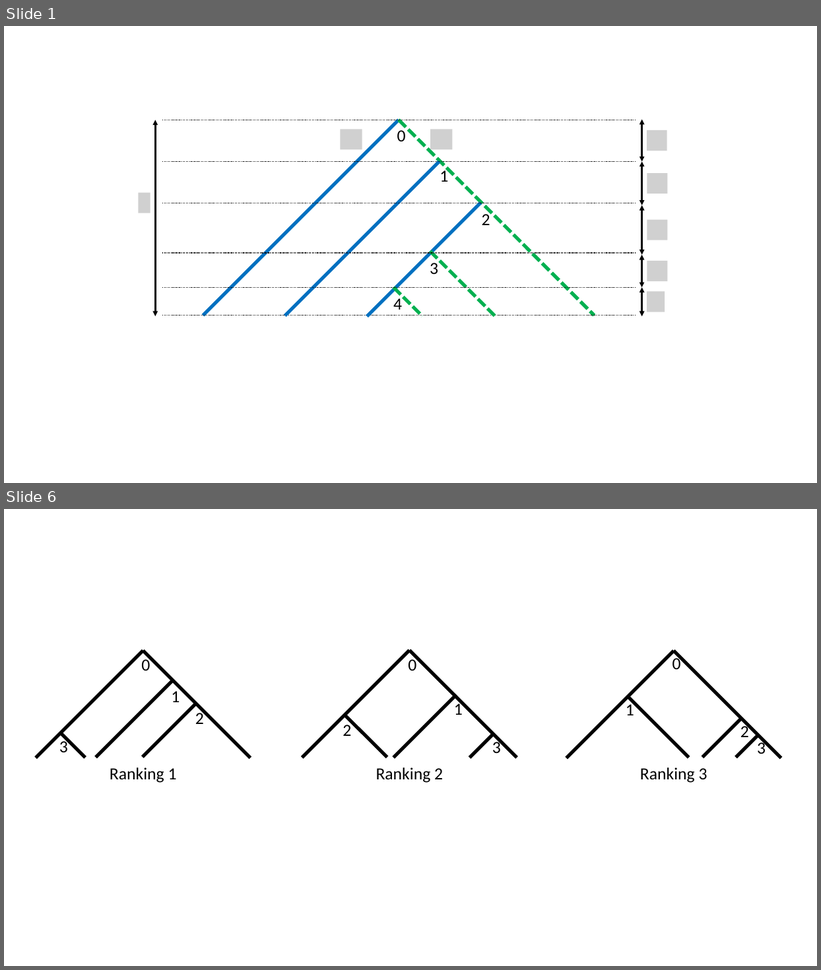
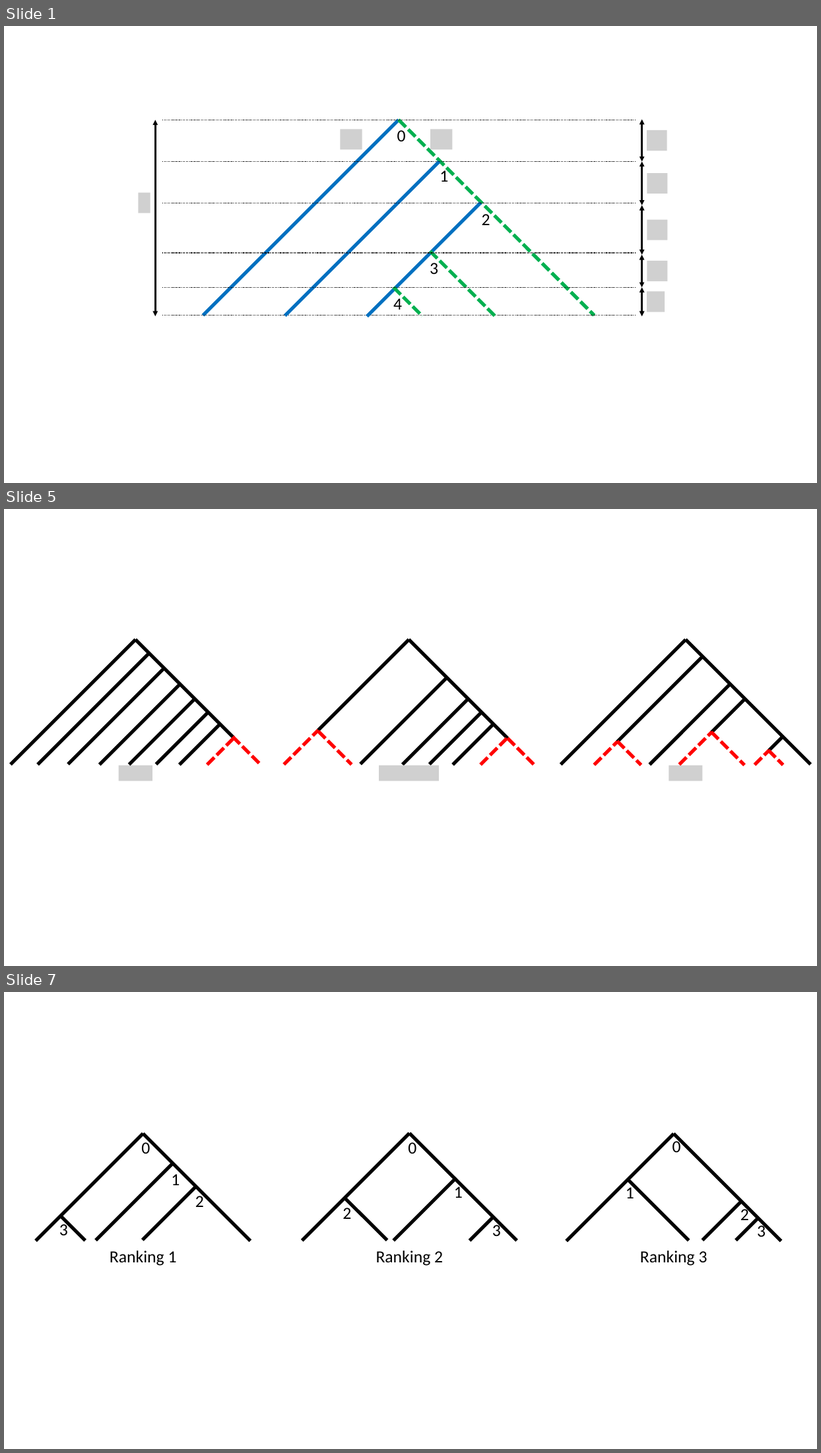
Before and after one commit to niemasd/Dual-Birth-Model, a slide deck: figures/FOR_PAPER/model_figures.pptx. Shown one above the other, each under a label of ours: slides 1 and 6 before the commit, slides 1, 5 and 7 after it; the slides between them are not shown. The pictures are 821x970 and 821x1453 pixels, drawn with LibreOffice and Linux fonts; fonts in the diff are those of the drawing; grey boxes stand for pictures. Boxes give left, top, right and bottom in pixels: in the first picture for what was removed or moved away, otherwise in the second. Text is boxed around its words. In the diff, an @@ line names an element or a change of style, - is before the commit and + after.

```diff
--- a/figures/FOR_PAPER/model_figures.pptx
+++ b/figures/FOR_PAPER/model_figures.pptx
@@ slide 5 added at <box>4,509,817,966</box>, background #FFFFFF @@
@@ group added at <box>11,640,260,781</box>: 10 lines, 1 picture @@
@@ group added at <box>284,640,534,781</box>: 10 lines, 1 picture @@
@@ group added at <box>561,640,811,781</box>: 12 lines, 1 picture @@
@@ what was slide 6 is now slide 7 @@
```
Also in this commit, not shown: 5 slides changed, 2 other files.
